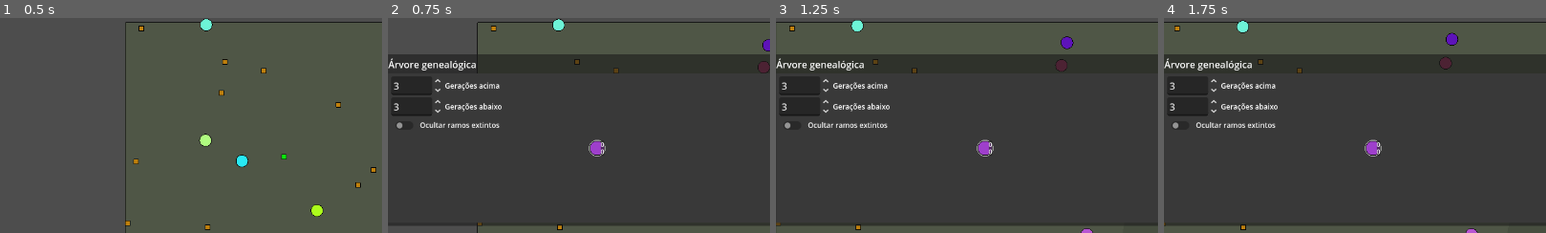
Above: before the commit, frames 1-4 (left to right).
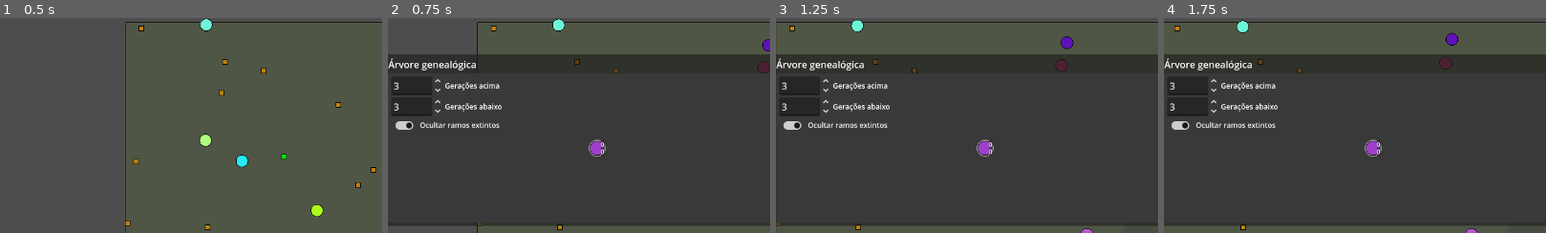
Above: after the commit, the same moments.

Repository: rodrigo-borges/attract-repel
Game: Godot game, scene res://world/world.tscn
Two runs of this game, one before a commit and one after it. Both use one fixed random seed, a clock stepped at 60 frames per second and the inputs below. The project has no main scene, so this scene is started directly.
Inputs (mouse positions are % of the whole screen's width and height, from its top left):
- Up to frame 1 (0.5 s): no input
- Up to frame 2 (0.75 s): move the mouse to (93, 100) at 0.52 s; press the mouse at (93, 100) at 0.53 s; hold D (right) from 0.53 s (still down)
- Up to frame 3 (1.25 s): keep holding D (right)
- Up to frame 4 (1.75 s): release D (right) at 1.25 s; release the mouse at (93, 100) at 1.25 s; click (15, 74) at 1.25 s
The pictures show only the part of the screen within x 23-73%, y 49-99%; the shares and areas given below are measured in that part.

Frame 1 is identical in both runs. In frame 2, 0.1% of the frame differs, in the area x 2-7%, y 48-52%; in frame 3, 0.1%; in frame 4, 0.1%.

Commit message:
Adiciona cartão para criatura sobreposta pelo mouse

Diff:
--- a/family_tree/family_tree.gd
+++ b/family_tree/family_tree.gd
@@ -1,6 +1,7 @@
 extends Node2D
 class_name FamilyTree
 
+signal creature_hovered(creature:CreatureData)
 signal creature_selected(creature:CreatureData)
 
 @export var layers_above:int = 1
@@ -164,8 +165,10 @@
 	if hovered_node != node:
 		hover_highlight.set_position(node.position)
 		hover_highlight.set_visible(true)
+		creature_hovered.emit(node.creature)
 		hovered_node = node
 
 func unhover_node() -> void:
 	hover_highlight.set_visible(false)
+	creature_hovered.emit(null)
 	hovered_node = null
--- a/family_tree/family_tree.tscn
+++ b/family_tree/family_tree.tscn
@@ -93,6 +93,7 @@
 [node name="HideExtinct" type="CheckButton" parent="HUD/MarginContainer/VBoxContainer/HBoxContainer3"]
 layout_mode = 2
 focus_mode = 0
+button_pressed = true
 
 [node name="Label" type="Label" parent="HUD/MarginContainer/VBoxContainer/HBoxContainer3"]
 layout_mode = 2
--- a/world/hud/creature_card/creature_card.gd
+++ b/world/hud/creature_card/creature_card.gd
@@ -1,7 +1,16 @@
+@tool
 extends Control
 class_name CreatureCard
 
 @export var creature:CreatureData
+@export var show_genetics:bool = true:
+	set(value): show_genetics = value; update_containers_visibility()
+@export var show_life:bool = true:
+	set(value): show_life = value; update_containers_visibility()
+@export var show_actions:bool = true:
+	set(value): show_actions = value; update_containers_visibility()
+
+@onready var genetics_container:Control = find_child("Genetics")
 @onready var generation:ValueUI = find_child("Generation")
 @onready var color_ui:ColorUI = find_child("Color")
 @onready var attraction:Vector3UI = find_child("Attraction")
@@ -10,12 +19,16 @@
 @onready var brake:ValueUI = find_child("Brake")
 @onready var repr_threshold:ValueUI = find_child("ReprThresh")
 @onready var repr_cooldown:ValueUI = find_child("ReprCooldown")
+
+@onready var life_container:Control = find_child("Life")
 @onready var energy:ValueUI = find_child("Energy")
 @onready var repr_cooldown_time:ValueUI = find_child("ReprCooldownTime")
 @onready var children:ValueUI = find_child("Children")
 @onready var descendents:ValueUI = find_child("Descendents")
 @onready var alive_descendents:ValueUI = find_child("AliveDescendents")
 @onready var lifespan:ValueUI = find_child("Lifespan")
+
+@onready var actions_container:Control = find_child("Actions")
 @onready var marker_selector:MarkerButton = find_child("MarkerButton")
 @onready var mark_desc_bt:BaseButton = find_child("MarkDescBt")
 @onready var follow_button:BaseButton = find_child("FollowButton")
@@ -24,6 +37,7 @@
 func _ready() -> void:
 	marker_selector.marker_selected.connect(_on_marker_selected)
 	mark_desc_bt.toggled.connect(_on_mark_desc_toggled)
+	update_containers_visibility()
 
 func _process(_delta:float) -> void:
 	update_life()
@@ -59,6 +73,16 @@
 			energy.value = 0.
 			repr_cooldown_time.value = 0.
 
+func update_containers_visibility() -> void:
+	if genetics_container != null:
+		genetics_container.set_visible(show_genetics)
+		find_child("HSeparator").set_visible(show_genetics)
+	if life_container != null:
+		life_container.set_visible(show_life)
+		find_child("HSeparator2").set_visible(show_life)
+	if actions_container != null:
+		actions_container.set_visible(show_actions)
+
 func _on_marker_selected(marker:Marker) -> void:
 	mark(marker)
 
--- a/world/hud/creature_card/creature_card.tscn
+++ b/world/hud/creature_card/creature_card.tscn
@@ -61,11 +61,14 @@
 [node name="VBoxContainer" type="VBoxContainer" parent="MarginContainer"]
 layout_mode = 2
 
-[node name="Genetics" type="Label" parent="MarginContainer/VBoxContainer"]
+[node name="Genetics" type="VBoxContainer" parent="MarginContainer/VBoxContainer"]
+layout_mode = 2
+
+[node name="GeneticsLabel" type="Label" parent="MarginContainer/VBoxContainer/Genetics"]
 layout_mode = 2
 text = "Genética"
 
-[node name="Generation" parent="MarginContainer/VBoxContainer" instance=ExtResource("4_khe27")]
+[node name="Generation" parent="MarginContainer/VBoxContainer/Genetics" instance=ExtResource("4_khe27")]
 layout_mode = 2
 title = "Geração"
 format_string = "%d"
@@ -73,17 +76,17 @@
 title_min_width = 15.0
 value_min_width = 30.0
 
-[node name="Color" parent="MarginContainer/VBoxContainer" instance=ExtResource("1_yku8q")]
-layout_mode = 2
-
-[node name="Attraction" parent="MarginContainer/VBoxContainer" instance=ExtResource("2_n27h6")]
+[node name="Color" parent="MarginContainer/VBoxContainer/Genetics" instance=ExtResource("1_yku8q")]
+layout_mode = 2
+
+[node name="Attraction" parent="MarginContainer/VBoxContainer/Genetics" instance=ExtResource("2_n27h6")]
 layout_mode = 2
 title = "Atração"
 x_title = "R"
 y_title = "G"
 z_title = "B"
 
-[node name="Intensity" parent="MarginContainer/VBoxContainer" instance=ExtResource("4_khe27")]
+[node name="Intensity" parent="MarginContainer/VBoxContainer/Genetics" instance=ExtResource("4_khe27")]
 layout_mode = 2
 title = "Intens."
 value = 1.0
@@ -92,7 +95,7 @@
 title_min_width = 60.0
 value_min_width = 30.0
 
-[node name="SenseRadius" parent="MarginContainer/VBoxContainer" instance=ExtResource("4_khe27")]
+[node name="SenseRadius" parent="MarginContainer/VBoxContainer/Genetics" instance=ExtResource("4_khe27")]
 layout_mode = 2
 title = "Alcance"
 value = 100.0
@@ -101,7 +104,7 @@
 title_min_width = 60.0
 value_min_width = 30.0
 
-[node name="Brake" parent="MarginContainer/VBoxContainer" instance=ExtResource("4_khe27")]
+[node name="Brake" parent="MarginContainer/VBoxContainer/Genetics" instance=ExtResource("4_khe27")]
 layout_mode = 2
 title = "Freio"
 value = 0.5
@@ -109,12 +112,12 @@
 title_min_width = 60.0
 value_min_width = 30.0
 
-[node name="Reproduction" type="Label" parent="MarginContainer/VBoxContainer"]
+[node name="Reproduction" type="Label" parent="MarginContainer/VBoxContainer/Genetics"]
 layout_mode = 2
 text = "Reprodução"
 label_settings = ExtResource("5_nkwl6")
 
-[node name="ReprThresh" parent="MarginContainer/VBoxContainer" instance=ExtResource("4_khe27")]
+[node name="ReprThresh" parent="MarginContainer/VBoxContainer/Genetics" instance=ExtResource("4_khe27")]
 layout_mode = 2
 title = "Limiar ener."
 min_value = 0.0
@@ -122,7 +125,7 @@
 title_min_width = 60.0
 value_min_width = 30.0
 
-[node name="ReprCooldown" parent="MarginContainer/VBoxContainer" instance=ExtResource("4_khe27")]
+[node name="ReprCooldown" parent="MarginContainer/VBoxContainer/Genetics" instance=ExtResource("4_khe27")]
 layout_mode = 2
 title = "Descanso"
 value = 10.0
@@ -134,25 +137,28 @@
 [node name="HSeparator" type="HSeparator" parent="MarginContainer/VBoxContainer"]
 layout_mode = 2
 
-[node name="Life" type="Label" parent="MarginContainer/VBoxContainer"]
+[node name="Life" type="VBoxContainer" parent="MarginContainer/VBoxContainer"]
+layout_mode = 2
+
+[node name="LifeLabel" type="Label" parent="MarginContainer/VBoxContainer/Life"]
 layout_mode = 2
 text = "Vivência"
 
-[node name="Energy" parent="MarginContainer/VBoxContainer" instance=ExtResource("4_khe27")]
+[node name="Energy" parent="MarginContainer/VBoxContainer/Life" instance=ExtResource("4_khe27")]
 layout_mode = 2
 title = "Energia"
 show_slider = false
 title_min_width = 15.0
 value_min_width = 30.0
 
-[node name="ReprCooldownTime" parent="MarginContainer/VBoxContainer" instance=ExtResource("4_khe27")]
+[node name="ReprCooldownTime" parent="MarginContainer/VBoxContainer/Life" instance=ExtResource("4_khe27")]
 layout_mode = 2
 title = "Descanso de reprodução"
 show_slider = false
 title_min_width = 15.0
 value_min_width = 30.0
 
-[node name="Children" parent="MarginContainer/VBoxContainer" instance=ExtResource("4_khe27")]
+[node name="Children" parent="MarginContainer/VBoxContainer/Life" instance=ExtResource("4_khe27")]
 layout_mode = 2
 title = "Filhos"
 format_string = "%d"
@@ -160,7 +166,7 @@
 title_min_width = 15.0
 value_min_width = 30.0
 
-[node name="Descendents" parent="MarginContainer/VBoxContainer" instance=ExtResource("4_khe27")]
+[node name="Descendents" parent="MarginContainer/VBoxContainer/Life" instance=ExtResource("4_khe27")]
 layout_mode = 2
 title = "Descendentes"
 format_string = "%d"
@@ -168,7 +174,7 @@
 title_min_width = 15.0
 value_min_width = 30.0
 
-[node name="AliveDescendents" parent="MarginContainer/VBoxContainer" instance=ExtResource("4_khe27")]
+[node name="AliveDescendents" parent="MarginContainer/VBoxContainer/Life" instance=ExtResource("4_khe27")]
 layout_mode = 2
 title = "Desc. vivos"
 format_string = "%d"
@@ -176,7 +182,7 @@
 title_min_width = 15.0
 value_min_width = 30.0
 
-[node name="Lifespan" parent="MarginContainer/VBoxContainer" instance=ExtResource("4_khe27")]
+[node name="Lifespan" parent="MarginContainer/VBoxContainer/Life" instance=ExtResource("4_khe27")]
 layout_mode = 2
 title = "Tempo de vida"
 show_slider = false
@@ -186,15 +192,18 @@
 [node name="HSeparator2" type="HSeparator" parent="MarginContainer/VBoxContainer"]
 layout_mode = 2
 
-[node name="HBoxContainer" type="HBoxContainer" parent="MarginContainer/VBoxContainer"]
-layout_mode = 2
-
-[node name="Label" type="Label" parent="MarginContainer/VBoxContainer/HBoxContainer"]
+[node name="Actions" type="VBoxContainer" parent="MarginContainer/VBoxContainer"]
+layout_mode = 2
+
+[node name="HBoxContainer" type="HBoxContainer" parent="MarginContainer/VBoxContainer/Actions"]
+layout_mode = 2
+
+[node name="Label" type="Label" parent="MarginContainer/VBoxContainer/Actions/HBoxContainer"]
 layout_mode = 2
 text = "Marcador"
 label_settings = ExtResource("6_s1ufy")
 
-[node name="MarkerButton" type="OptionButton" parent="MarginContainer/VBoxContainer/HBoxContainer"]
+[node name="MarkerButton" type="OptionButton" parent="MarginContainer/VBoxContainer/Actions/HBoxContainer"]
 custom_minimum_size = Vector2(50, 0)
 layout_mode = 2
 size_flags_horizontal = 10
@@ -204,29 +213,29 @@
 script = ExtResource("7_uykr0")
 markers = Array[ExtResource("8_i74sm")]([SubResource("Resource_mmbpv"), SubResource("Resource_kytwh"), SubResource("Resource_tuc3y"), SubResource("Resource_gho3q"), SubResource("Resource_ygccs"), SubResource("Resource_vlr37")])
 
-[node name="HBoxContainer2" type="HBoxContainer" parent="MarginContainer/VBoxContainer"]
-layout_mode = 2
-
-[node name="Label" type="Label" parent="MarginContainer/VBoxContainer/HBoxContainer2"]
+[node name="HBoxContainer2" type="HBoxContainer" parent="MarginContainer/VBoxContainer/Actions"]
+layout_mode = 2
+
+[node name="Label" type="Label" parent="MarginContainer/VBoxContainer/Actions/HBoxContainer2"]
 layout_mode = 2
 text = "Marcar descendentes"
 label_settings = ExtResource("6_s1ufy")
 
-[node name="MarkDescBt" type="CheckButton" parent="MarginContainer/VBoxContainer/HBoxContainer2"]
+[node name="MarkDescBt" type="CheckButton" parent="MarginContainer/VBoxContainer/Actions/HBoxContainer2"]
 layout_mode = 2
 size_flags_horizontal = 10
 focus_mode = 0
 button_pressed = true
 
-[node name="HBoxContainer3" type="HBoxContainer" parent="MarginContainer/VBoxContainer"]
-layout_mode = 2
-
-[node name="Label" type="Label" parent="MarginContainer/VBoxContainer/HBoxContainer3"]
+[node name="HBoxContainer3" type="HBoxContainer" parent="MarginContainer/VBoxContainer/Actions"]
+layout_mode = 2
+
+[node name="Label" type="Label" parent="MarginContainer/VBoxContainer/Actions/HBoxContainer3"]
 layout_mode = 2
 text = "Seguir"
 label_settings = ExtResource("6_s1ufy")
 
-[node name="FollowButton" type="CheckButton" parent="MarginContainer/VBoxContainer/HBoxContainer3"]
+[node name="FollowButton" type="CheckButton" parent="MarginContainer/VBoxContainer/Actions/HBoxContainer3"]
 layout_mode = 2
 size_flags_horizontal = 10
 focus_mode = 0
--- a/world/world.gd
+++ b/world/world.gd
@@ -33,9 +33,11 @@
 @onready var hover_highlight:CreatureHighlight = find_child("HoverHighlight")
 @onready var select_highlight:CreatureHighlight = find_child("SelectHighlight")
 @onready var creature_card:CreatureCard = find_child("CreatureCard")
+@onready var comparison_card:CreatureCard = find_child("ComparisonCard")
 var hovered_creature:CreatureVessel
 var selected_creature:CreatureVessel
 var featured_creature:CreatureData
+var compared_creature:CreatureData
 var follow_bt:Button
 var followed_creature:CreatureVessel
 
@@ -67,7 +69,9 @@
 	hover_highlight.set_visible(false)
 	select_highlight.set_visible(false)
 	creature_card.set_visible(false)
+	comparison_card.set_visible(false)
 	tree_container.set_visible(false)
+	family_tree.creature_hovered.connect(func(c): if c != featured_creature: compare_creature(c))
 	family_tree.creature_selected.connect(feature_creature)
 
 	call_deferred("spawn_initial_food")
@@ -172,6 +176,8 @@
 		hover_highlight.set_visible(true)
 		hover_highlight.queue_redraw()
 		creature.died.connect(unhover_creature)
+		if creature.data != featured_creature:
+			compare_creature(creature.data)
 		hovered_creature = creature
 
 func unhover_creature() -> void:
@@ -179,6 +185,7 @@
 		hovered_creature.died.disconnect(unhover_creature)
 		hover_highlight.creature = null
 		hover_highlight.set_visible(false)
+		uncompare_creature()
 		hovered_creature = null
 
 func select_creature(creature:CreatureVessel) -> void:
@@ -211,6 +218,8 @@
 	tree_container.set_visible(true)
 	if creature.vessel != null:
 		select_creature(creature.vessel)
+	if creature == compared_creature:
+		uncompare_creature()
 	featured_creature = creature
 
 func unfeature_creature() -> void:
@@ -222,6 +231,20 @@
 		deselect_creature()
 		featured_creature = null
 
+func compare_creature(creature:CreatureData) -> void:
+	if compared_creature != null:
+		uncompare_creature()
+	if compared_creature != creature:
+		comparison_card.set_creature(creature)
+		comparison_card.set_visible(true)
+		compared_creature = creature
+
+func uncompare_creature() -> void:
+	if compared_creature != null:
+		comparison_card.set_creature(null)
+		comparison_card.set_visible(false)
+		compared_creature = null
+
 func toggle_follow(toggled_on:bool) -> void:
 	if toggled_on:
 		follow_creature(selected_creature)
--- a/world/world.tscn
+++ b/world/world.tscn
@@ -108,10 +108,19 @@
 world = NodePath("../../..")
 camera = NodePath("../../../WorldCamera")
 
-[node name="CreatureCard" parent="HUD/MarginContainer" instance=ExtResource("6_sit8l")]
+[node name="Cards" type="HBoxContainer" parent="HUD/MarginContainer"]
 layout_mode = 2
 size_flags_horizontal = 0
 size_flags_vertical = 0
+
+[node name="CreatureCard" parent="HUD/MarginContainer/Cards" instance=ExtResource("6_sit8l")]
+layout_mode = 2
+
+[node name="ComparisonCard" parent="HUD/MarginContainer/Cards" instance=ExtResource("6_sit8l")]
+layout_mode = 2
+size_flags_vertical = 0
+show_life = false
+show_actions = false
 
 [node name="TreeContainer" type="PanelContainer" parent="HUD/MarginContainer"]
 layout_mode = 2
Not shown, changed: README.md
